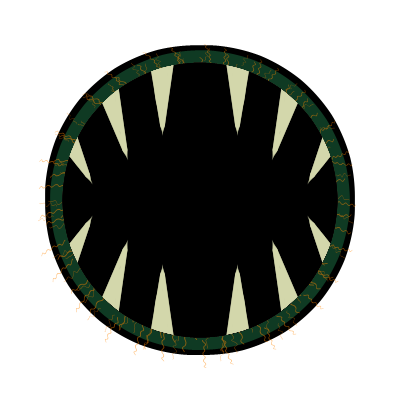
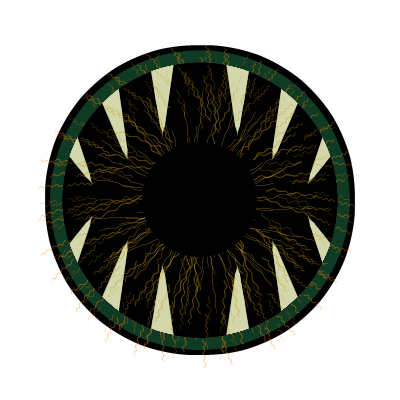
Layer changes from the first w=400, h=400 image to the second:
added group "objs" with 3 layers above "Maw" over (66, 65, 335, 338)
added layer "pupil2" in group "objs" over (142, 142, 257, 257)
added layer "veinsfg" in group "objs" over (81, 86, 318, 314)
added layer "veinsbg" in group "objs" over (66, 65, 335, 338)
